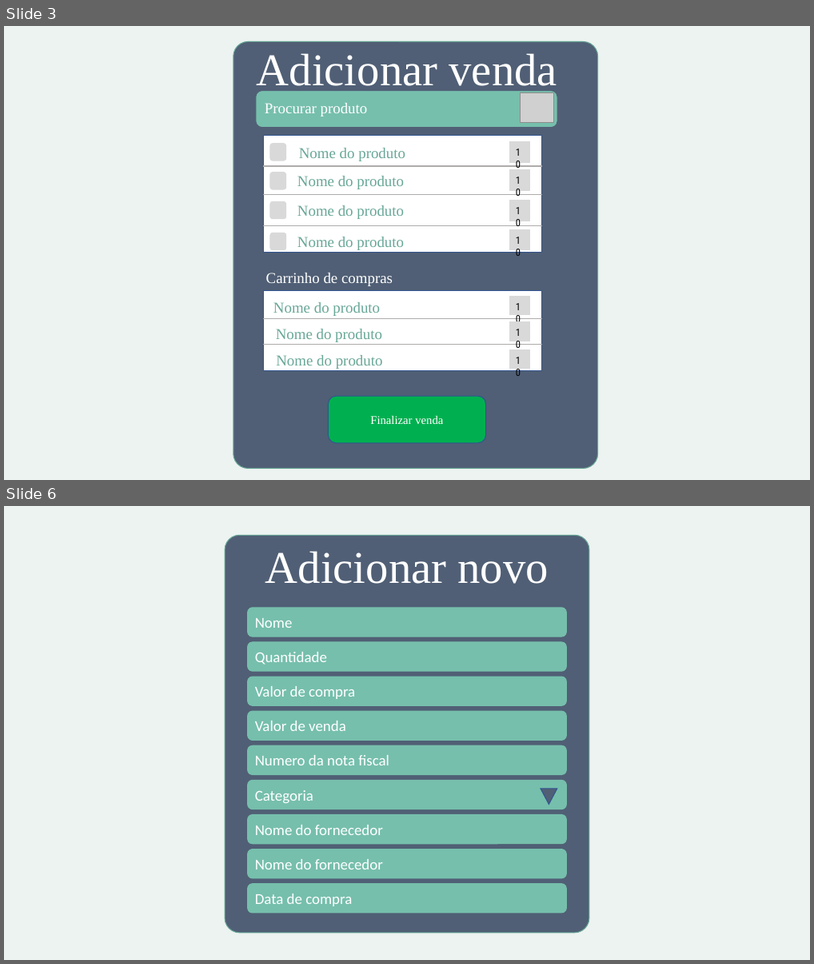
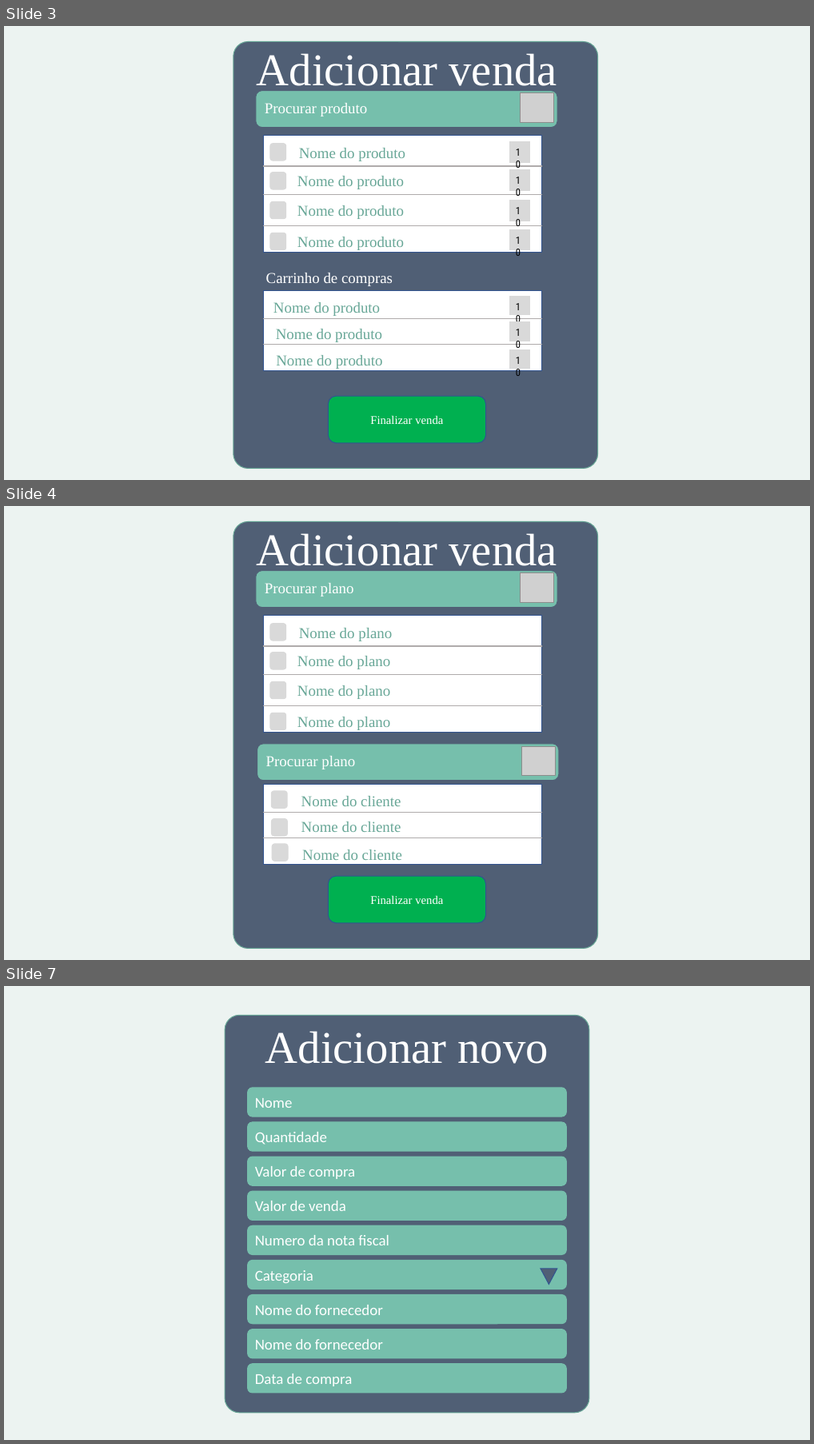
Before and after one commit to GustavoSantiago113/Administration-Help-Tool, a slide deck: Design.pptx. Shown one above the other, each under a label of ours: slides 3 and 6 before the commit, slides 3, 4 and 7 after it; the slides between them are not shown. The pictures are 814x964 and 814x1444 pixels, drawn with LibreOffice and Linux fonts; fonts in the diff are those of the drawing; grey boxes stand for pictures. Boxes give left, top, right and bottom in pixels: in the first picture for what was removed or moved away, otherwise in the second. Text is boxed around its words. In the diff, an @@ line names an element or a change of style, - is before the commit and + after.

```diff
--- a/Design.pptx
+++ b/Design.pptx
@@ slide 4 added at (4,506,810,960), background #ECF3F1 @@
@@ rounded rectangle added at (234,522,598,948), fill #505F75, outline #68A797 1 pt @@
@@ text added at (257,533,558,574), 54 pt, text #FFFFFF @@
+Adicionar venda
@@ rounded rectangle added at (256,571,558,608), fill #76BFAC, outline #505F75 1 pt @@
@@ picture added at (521,573,554,603) @@
@@ text added at (265,583,354,596), 18 pt, text #FFFFFF @@
+Procurar plano
@@ group added at (263,616,542,732): 4 rounded rectangles, 4 texts, 3 lines, 1 rectangle @@
+Nome do plano
+Nome do plano
+Nome do plano
+Nome do plano
@@ rounded rectangle added at (258,744,559,780), fill #76BFAC, outline #505F75 1 pt @@
@@ text added at (266,756,355,769), 18 pt, text #FFFFFF @@
+Procurar plano
@@ picture added at (522,746,556,776) @@
@@ group added at (263,784,542,864): 3 texts, 3 rounded rectangles, 2 lines, 1 rectangle @@
+Nome do cliente
+Nome do cliente
+Nome do cliente
@@ rounded rectangle added at (328,876,486,923), fill #00B050, outline #325491 1 pt, 14 pt, text #FFFFFF @@
+Finalizar venda
@@ what was slide 6 is now slide 7 @@
```
Also in this commit, not shown: 5 slides changed, 9 other slides added, 7 other files.
